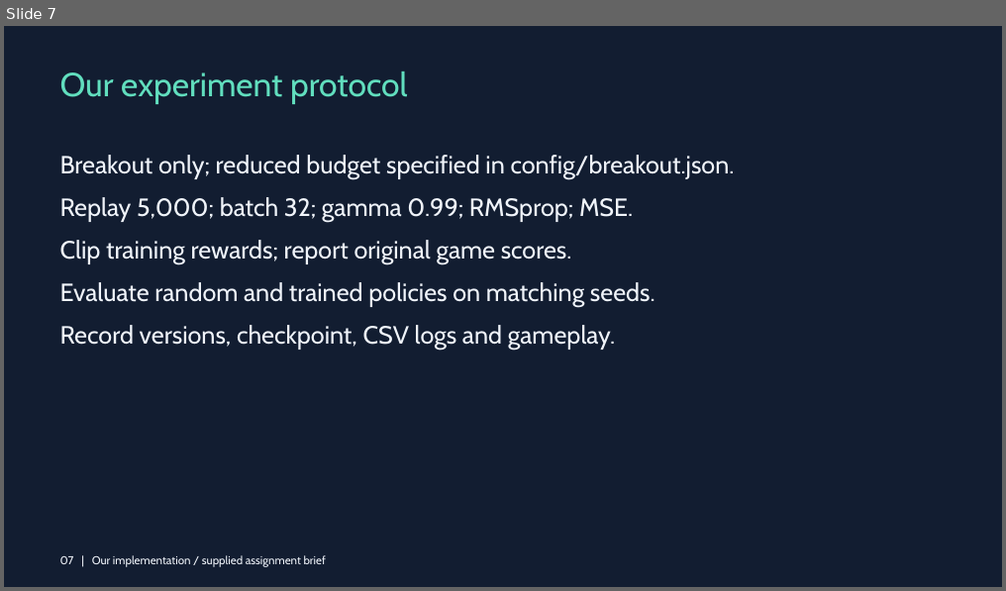
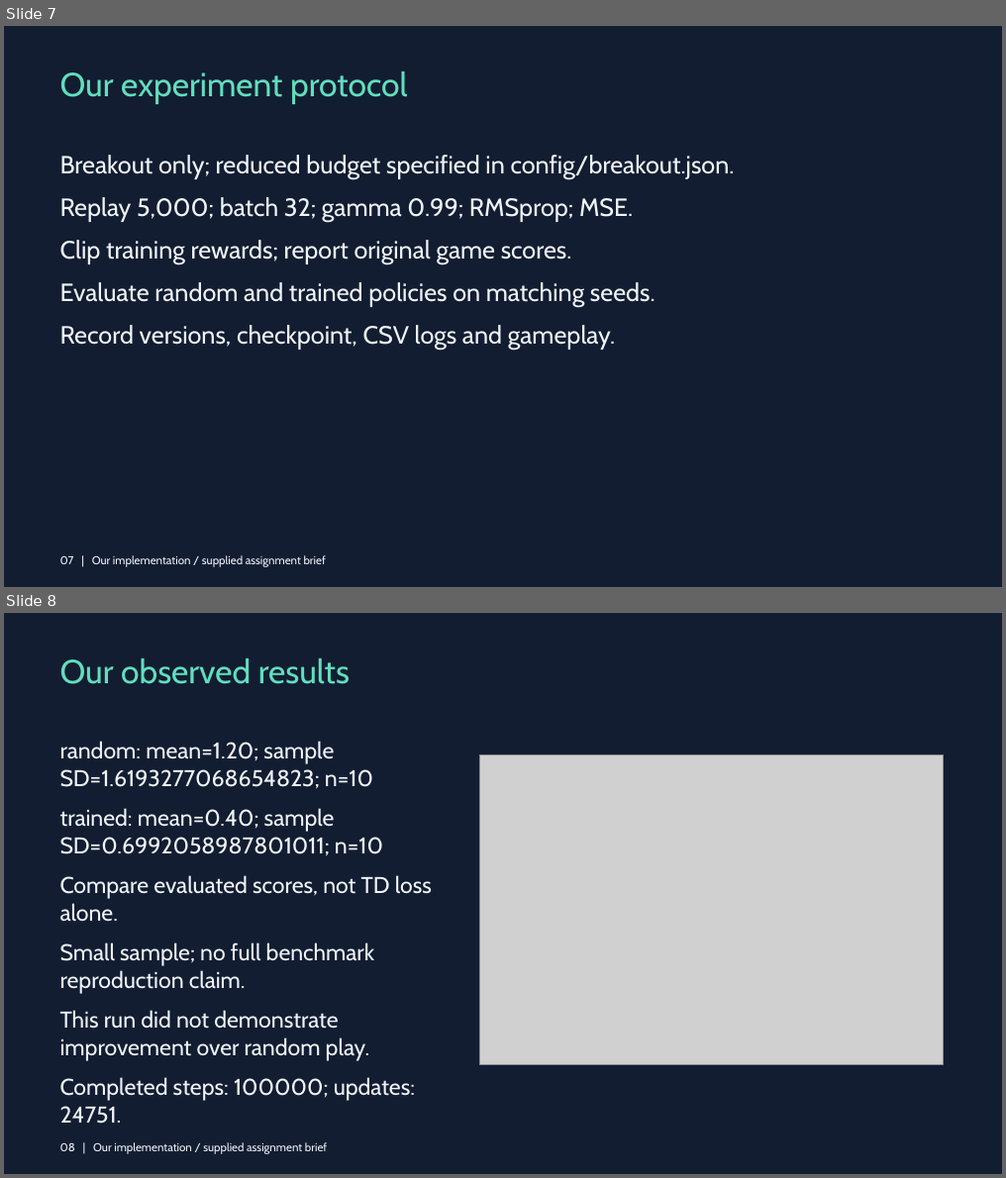
Before and after one commit to Eahmed99/aiml-drl-atari, a slide deck: submission/DRL_PlayingAtari_GroupPENDING.pptx. Shown one above the other, each under a label of ours: slide 7 before the commit, slides 7 and 8 after it. The pictures are 1006x591 and 1006x1178 pixels, drawn with LibreOffice and Linux fonts; fonts in the diff are those of the drawing; grey boxes stand for pictures. Boxes give left, top, right and bottom in pixels: in the first picture for what was removed or moved away, otherwise in the second. Text is boxed around its words. In the diff, an @@ line names an element or a change of style, - is before the commit and + after.

Commit message:
Add measured 100k-step experiment evidence and results-filled assignment PPT

```diff
--- a/submission/DRL_PlayingAtari_GroupPENDING.pptx
+++ b/submission/DRL_PlayingAtari_GroupPENDING.pptx
@@ slide 8 added at [4, 613, 1002, 1174], background #121D31 @@
@@ text added at [60, 659, 350, 684], 32 pt, text #61DEBE @@
+Our observed results
@@ text added at [60, 741, 432, 1101], 22 pt, text #F0F4FA @@
+random: mean=1.20; sample SD=1.6193277068654823; n=10
+trained: mean=0.40; sample SD=0.6992058987801011; n=10
+Compare evaluated scores, not TD loss alone.
+Small sample; no full benchmark reproduction claim.
+This run did not demonstrate improvement over random play.
+Completed steps: 100000; updates: 24751.
@@ picture added at [479, 756, 944, 1064] @@
@@ text added at [60, 1143, 327, 1155], 11 pt, text #F0F4FA @@
+08 | Our implementation / supplied assignment brief
```
Also in this commit, not shown: 1 slide changed, 1 slide removed, 23 other files.
